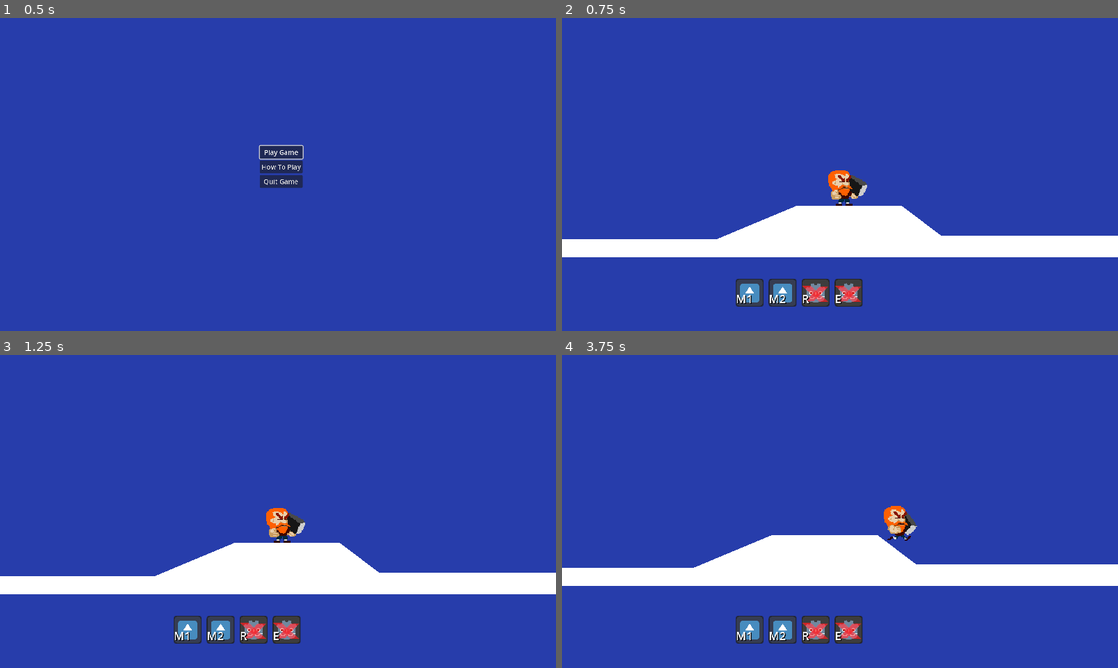
Above: before the commit, frames 1-4 (two rows, left to right).
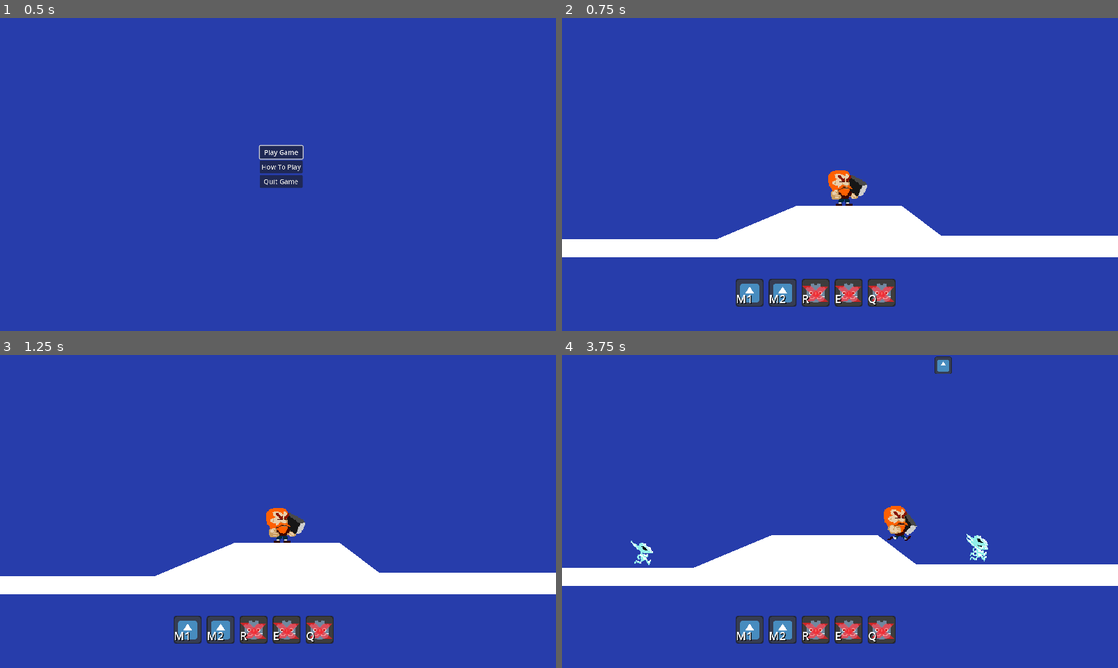
Above: after the commit, the same moments.

Repository: simonoNilssono/godot-project-thor
Game: Godot game, scene res://Scenes/main.tscn
Two runs of this game, one before a commit and one after it. Both use one fixed random seed, a clock stepped at 60 frames per second and the inputs below. The engine's default icon, where the game draws it, is replaced by a stand-in: a white triangle on a blue panel in a dark square.
Inputs (mouse positions are in pixels of both pictures, inside the frame that each line leads up to):
- Up to frame 1 (0.5 s): no input
- Up to frame 2 (0.75 s): click "Play Game" at 0.5 s
- Up to frame 3 (1.25 s): no input
- Up to frame 4 (3.75 s): click "M1" at 1.25 s; click "M2" at 2 s; move the mouse to (962, 495) at 2.77 s; hold R (teleport2Hammer) 2.78-3.53 s; hold D (Right) from 2.78 s (still down); tap W (Up) at 3.02 s; tap Q (test, bound only before the commit) at 3.05, 3.6 s; move the mouse to (728, 527) at 3.52 s

Frame 1 is identical in both runs. In frame 2, 0.4% of the frame differs, in the area x 55-60%, y 83-93%; in frame 3, 0.4%; in frame 4, 0.9%, in the area x 12-77%, y 0-93%.
Error after the commit: Invalid access to property or key 'position' on a base object of type 'null instance'. (res://Scripts/enemy.gd:37)

Commit message:
added ui for flying function. Should set up states  in player script, would solve inefficiency and improve performance. for future

Diff:
--- a/Scenes/player_ui.tscn
+++ b/Scenes/player_ui.tscn
@@ -31,6 +31,14 @@
 text = "E"
 timer = 1.0
 
+[node name="QBtn" parent="." instance=ExtResource("2_yrntk")]
+layout_mode = 0
+offset_left = 152.0
+offset_right = 192.0
+disabled = true
+text = "Q"
+timer = 1.0
+
 [node name="M1Btn" parent="." instance=ExtResource("2_yrntk")]
 layout_mode = 0
 text = "M1"
--- a/Scripts/lvl_1.gd
+++ b/Scripts/lvl_1.gd
@@ -16,8 +16,8 @@
 	ground.polygon = groundCollision.polygon
 
 	Input.mouse_mode = Input.MOUSE_MODE_CONFINED
-	#$SpawnTimer.start()
-	#$SpawnBird.start()
+	$SpawnTimer.start()
+	$SpawnBird.start()
 
 # single input events handled here
 func _input(event):
--- a/Scripts/player.gd
+++ b/Scripts/player.gd
@@ -15,7 +15,7 @@
 
 func _ready():
 	Global.hammerReturned.connect(_on_hammer_returned)
-	Global.flying2Hammer.connect(_on_fly2Hammer)
+
 
 # single input events handled here
 func _input(event: InputEvent) -> void:
@@ -26,14 +26,14 @@
 		) and $ThrowCooldown.is_stopped():
 			hammerThrow()
 
-	if event.is_action_pressed("teleport2Hammer") and hammerLess  == true:
+	if event.is_action_pressed("teleport2Hammer") and hammerLess == true and flying == false:
 		teleport2Hammer()
 
 	if event.is_action_pressed("HoverHammer") and hammerLess == true:
 		hoverHammer()
 
-	#FOR testing do not press q
-	if event.is_action_pressed("test") and hammerLess == true:
+	if event.is_action_pressed("Fly2Hammer") and hammerLess == true:
+		flying = true
 		Global.flying2Hammer.emit()
 
 # physics dependent events here
@@ -60,7 +60,7 @@
 
 #-------------MOVEMENT-------------#
 
-#Accel/deccel depending on input or no input
+#Accel/deccel depending on input or no input and if flying
 func accelOrDeccel(inputAxis, delta) -> void:
 	if flying == false:
 		if inputAxis != 0:
@@ -70,7 +70,7 @@
 
 	else:
 		var flyDirection = global_position.direction_to(hammer.position)
-		velocity = flyDirection * (SPEED*15)
+		velocity = flyDirection * (SPEED*12)
 
 #Gravity
 func addGravity(delta:float)-> void:
@@ -85,15 +85,7 @@
 		if Input.is_action_just_released("Up") and velocity.y < JUMP_VELOCITY / 2:
 			velocity.y = JUMP_VELOCITY /2
 
-#testtestesteste
-func _on_fly2Hammer() -> void:
-		#set_physics_process(false)
-		#while hammerLess == true:
-		flying = true
-		#var flyDirection = global_position.direction_to(hammer.position)
-		#velocity = flyDirection * SPEED
-		#move_and_slide()
-		#set_physics_process(true)
+
 
 
 #-----------HAMMER-STUFF-------------#
--- a/Scripts/player_ui.gd
+++ b/Scripts/player_ui.gd
@@ -21,6 +21,7 @@
 	$M2Btn.disabled = true
 	$RabilityBtn.disabled = false
 	$EabilityBtn.disabled = false
+	$QBtn.disabled = false
 
 # Hovering, disable hover btn
 func _on_hover():
@@ -38,6 +39,8 @@
 	$M2Btn.disabled = false
 	$RabilityBtn.disabled = false
 	$EabilityBtn.disabled = false
+	$QBtn.disabled = false
+	$QBtn.startTimer()
 	$RabilityBtn.startTimer()
 	$EabilityBtn.startTimer()
 	$M2Btn.startTimer()
@@ -46,7 +49,7 @@
 func _on_throw_timer_timeout() -> void:
 	$RabilityBtn.disabled = true
 	$EabilityBtn.disabled = true
-
+	$QBtn.disabled = true
 #swing is done, reenable swing btn
 func _on_swing_timer_timeout() -> void:
 	$M2Btn.disabled = false
--- a/project.godot
+++ b/project.godot
@@ -78,7 +78,7 @@
 "events": [Object(InputEventKey,"resource_local_to_scene":false,"resource_name":"","device":-1,"window_id":0,"alt_press …(192 unchanged characters)…
 ]
 }
-test={
+Fly2Hammer={
 "deadzone": 0.5,
 "events": [Object(InputEventKey,"resource_local_to_scene":false,"resource_name":"","device":-1,"window_id":0,"alt_press …(192 unchanged characters)…
 ]
